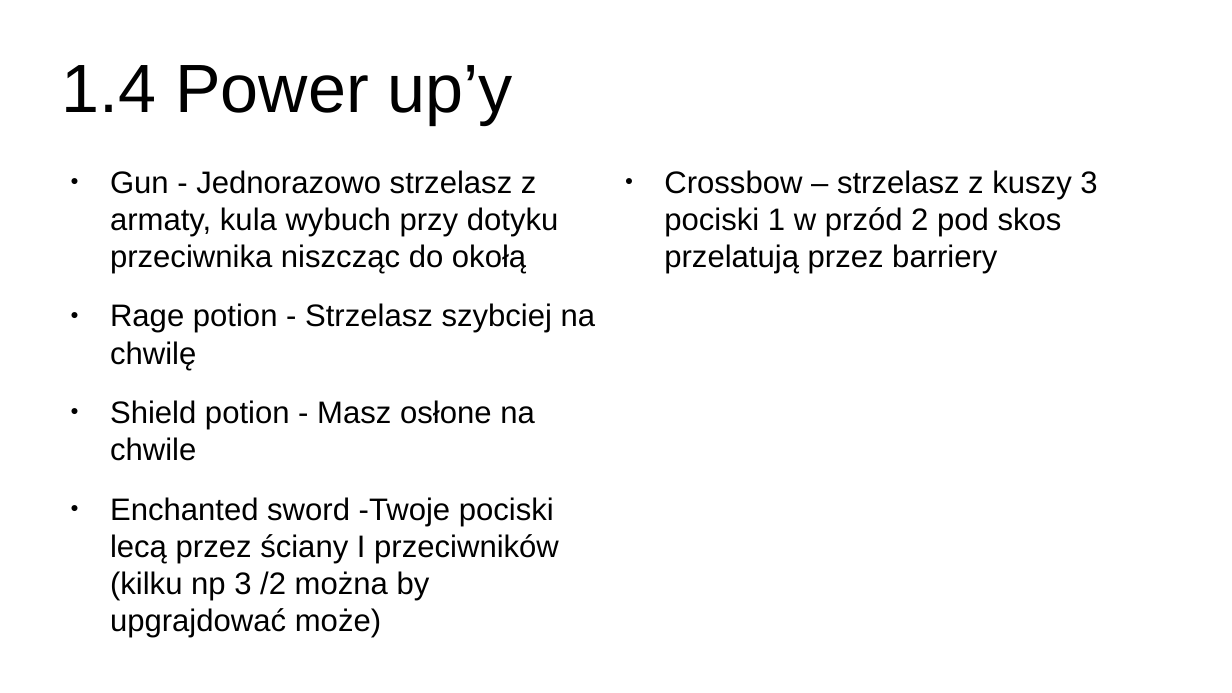
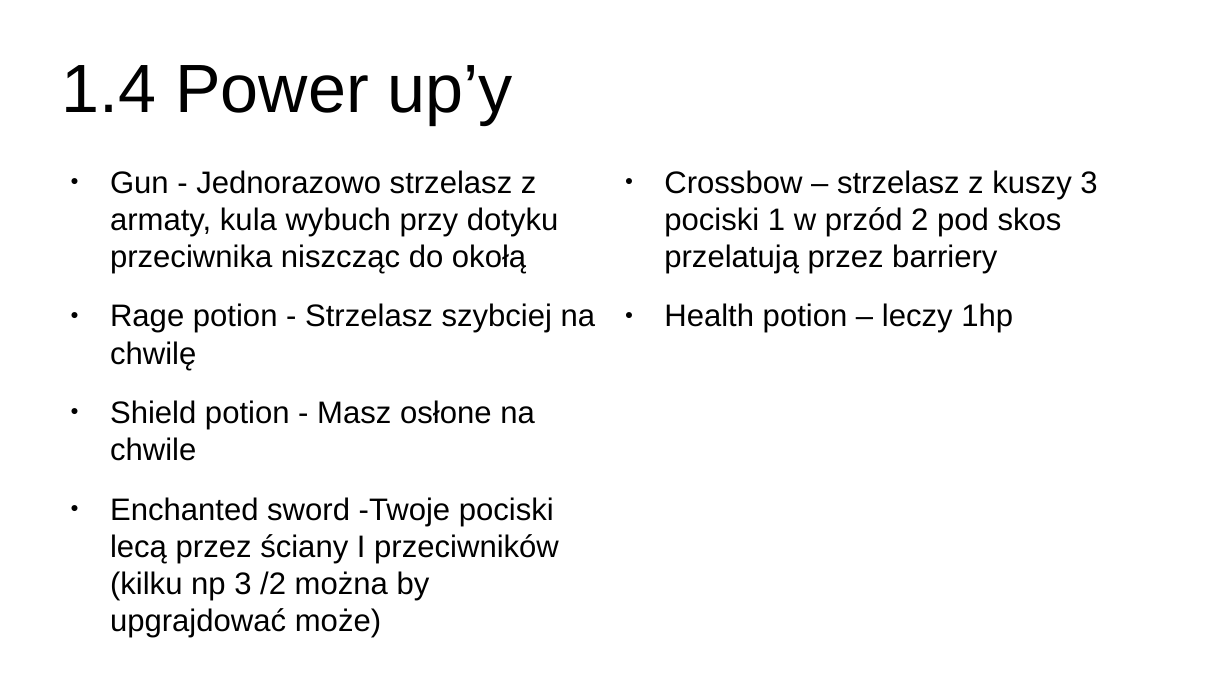
Before and after one commit to chaosbooy/Projeckt-Space-Invading, a slide deck: slide 6 of Planing and stuff/Plan.odp. Drawn at 1232x693 pixels with LibreOffice and Linux fonts; fonts in the diff are those of the drawing. Boxes give left, top, right and bottom in pixels: in the first picture for what was removed or moved away, otherwise in the second. Text is boxed around its words. In the diff, an @@ line names an element or a change of style, - is before the commit and + after.

Commit message:
updated plan
added health potion to power ups and wiedźma

```diff
--- a/Planing and stuff/Plan.odp
+++ b/Planing and stuff/Plan.odp
@@ text at [664,303,1013,333]: paragraph added @@
+● Health potion – leczy 1hp
```
Also in this commit, not shown: 1 other file.
